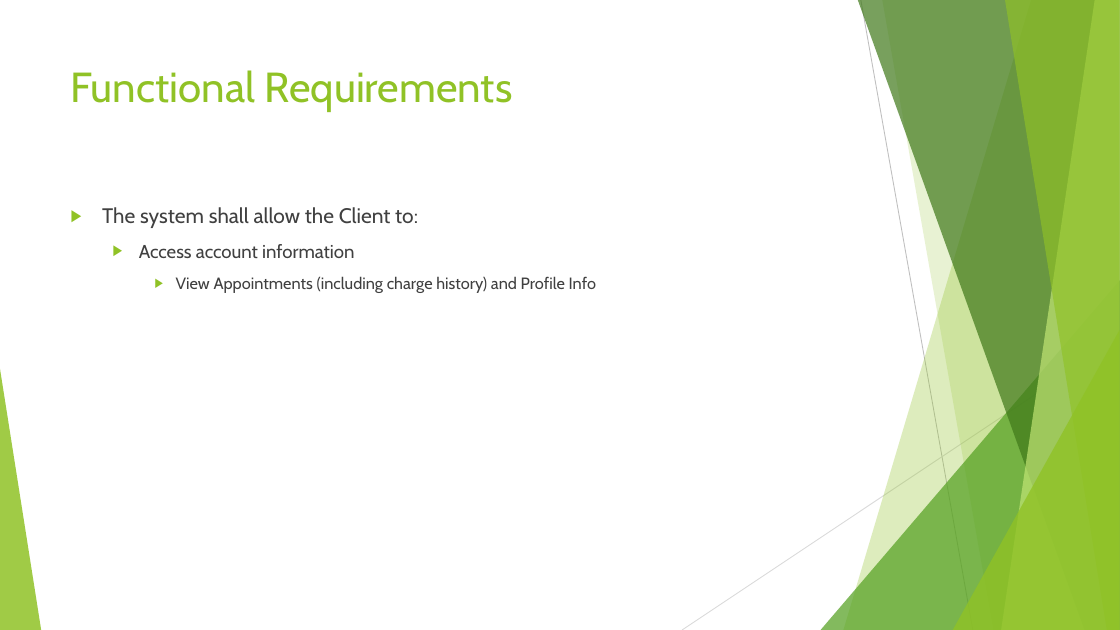
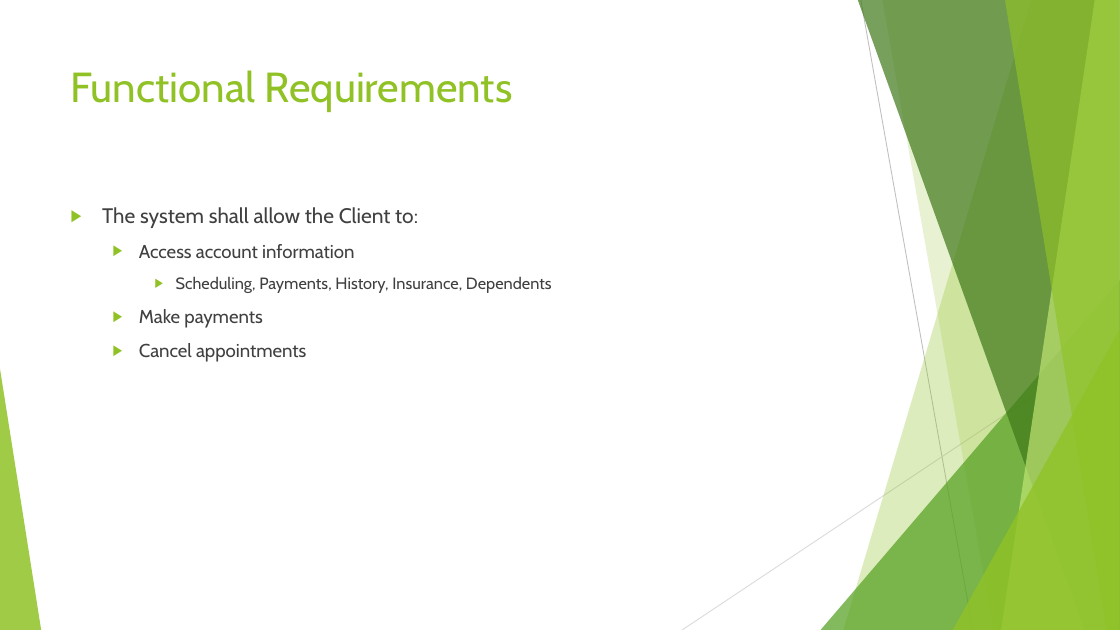
Before and after one commit to franzcatch/Clinic, a slide deck: slide 8 of Docs/Adam Franzen COSC6000 FA2 2016 Presentation 3.pptx. Drawn at 1120x630 pixels with LibreOffice and Linux fonts; fonts in the diff are those of the drawing. Boxes give left, top, right and bottom in pixels: in the first picture for what was removed or moved away, otherwise in the second. Text is boxed around its words. In the diff, an @@ line names an element or a change of style, - is before the commit and + after.

```diff
--- a/Docs/Adam Franzen COSC6000 FA2 2016 Presentation 3.pptx
+++ b/Docs/Adam Franzen COSC6000 FA2 2016 Presentation 3.pptx
@@ text at (x1=139, y1=276, x2=552, y2=362): text changed @@
-    ▶ View Appointments (including charge history) and Profile Info
+    ▶ Scheduling, Payments, History, Insurance, Dependents
+  ▶ Make payments
+  ▶ Cancel appointments
```
Also in this commit, not shown: 9 other slides changed, 5 slides added, 3 slides removed, 4 other files.
